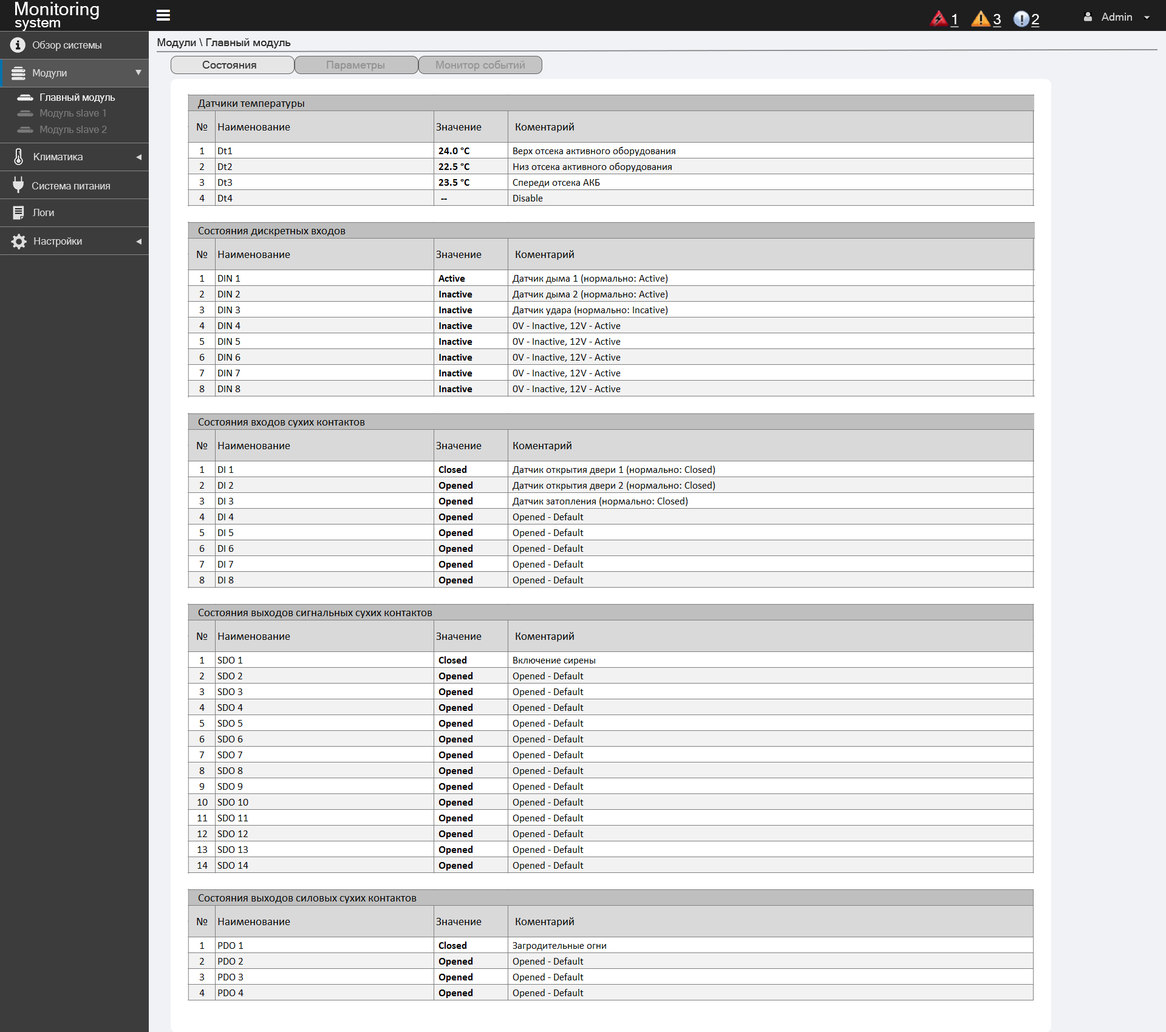
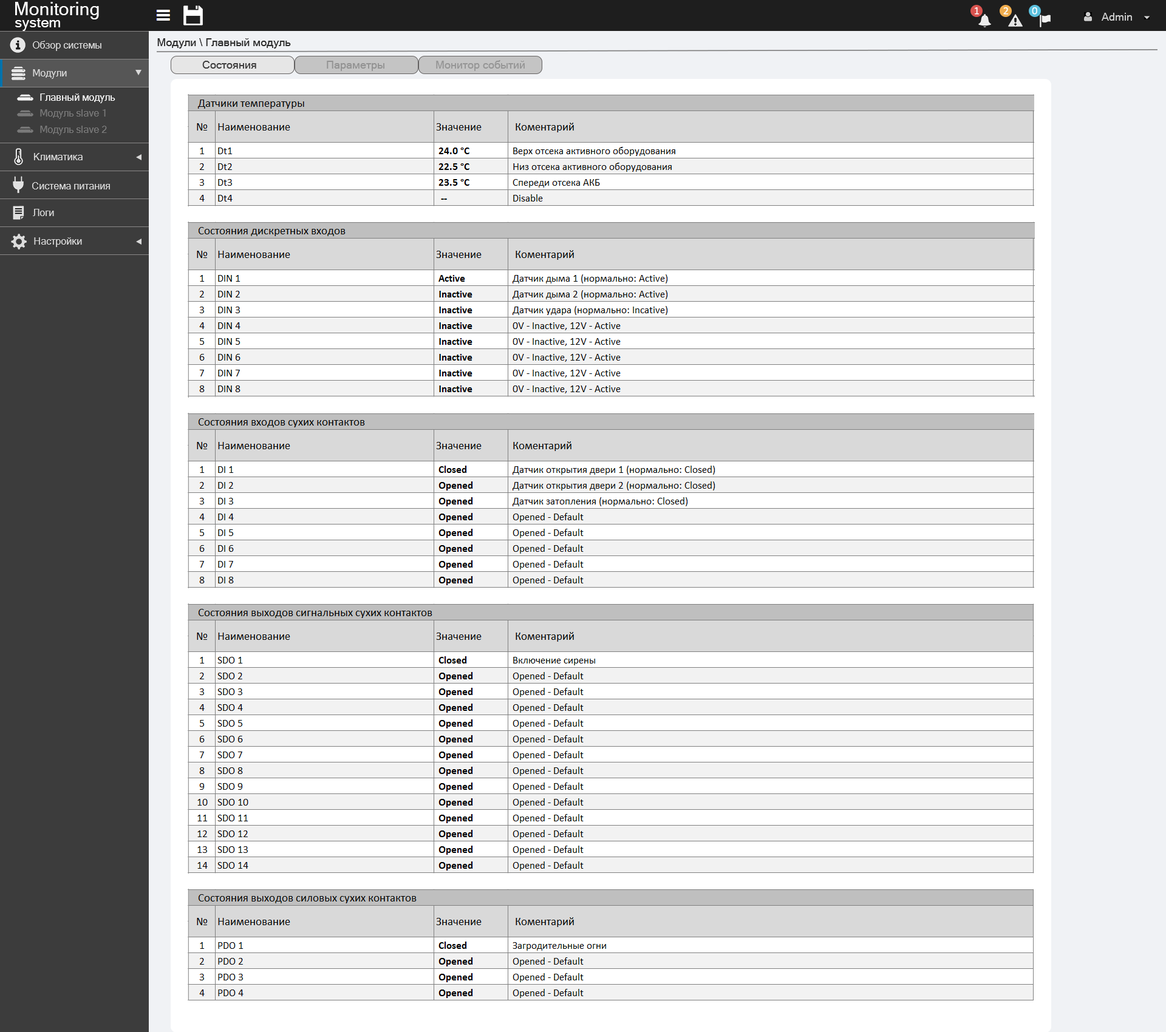
Layered file, before and after one edit (1166px x 1032px). Changes by layer:
added layer "Save" above "Status" over [183, 5, 203, 26]
added layer "Status" above "Фон" over [970, 4, 1051, 28]
painted on "Фон" over [928, 9, 1040, 28]
